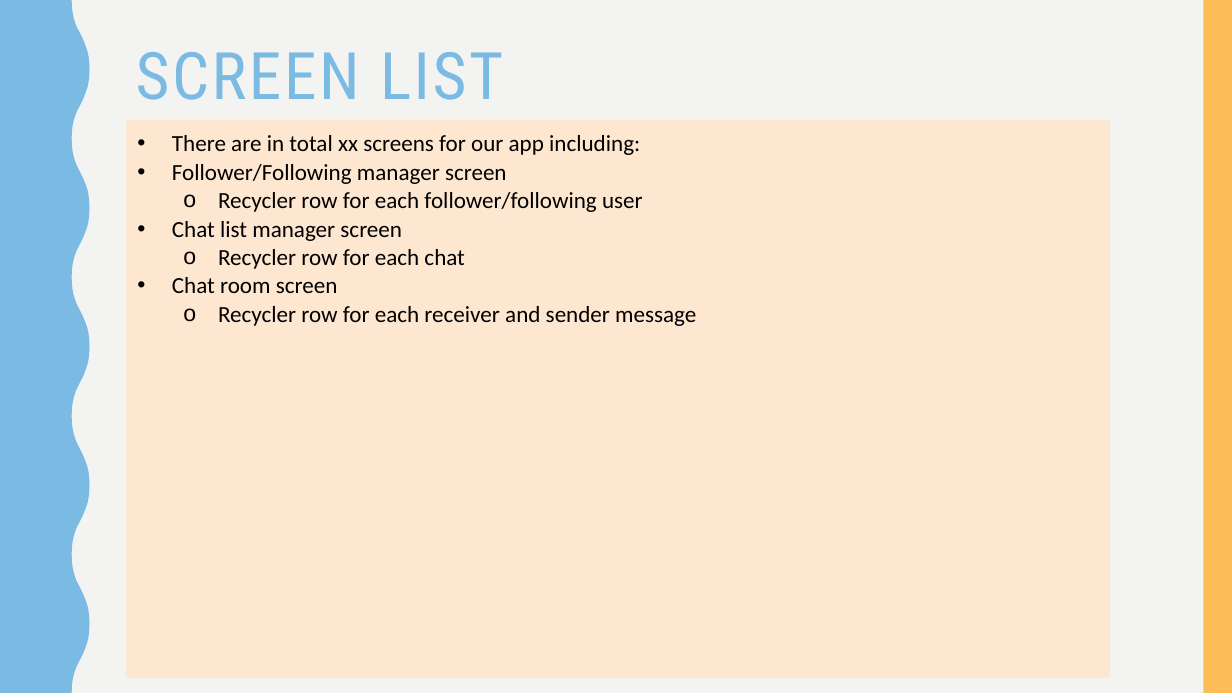
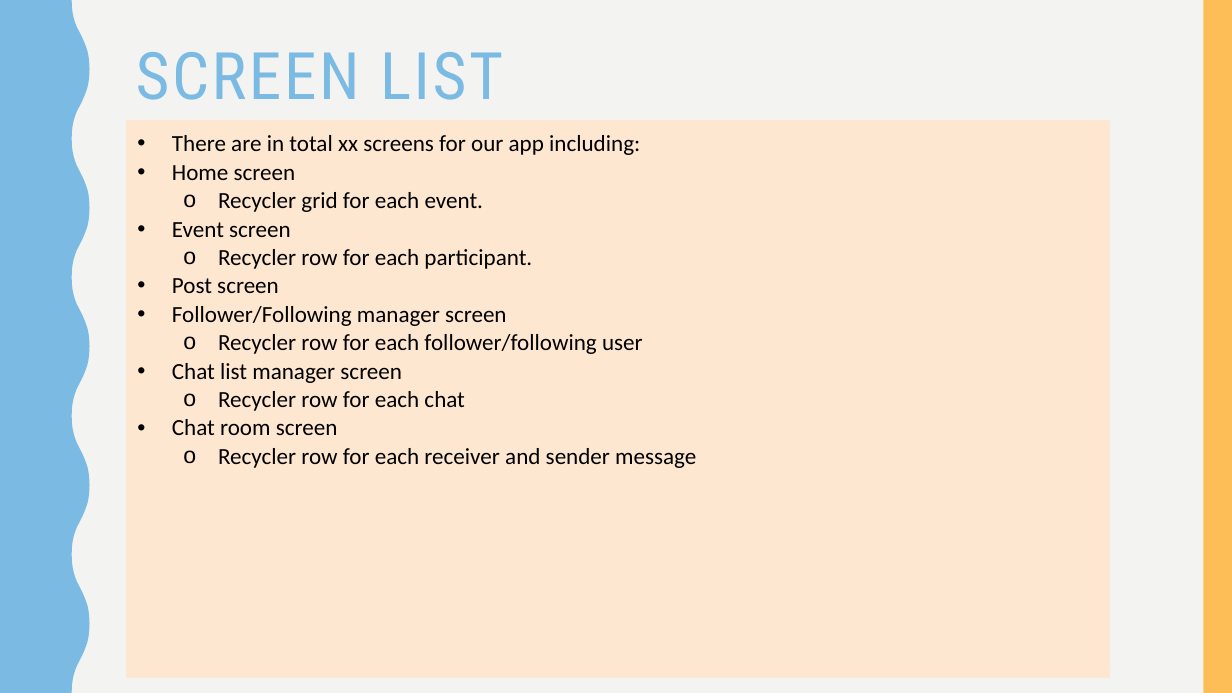
Before and after one commit to ahKumquat/Universe, a slide deck: slide 2 of UniVerse_Project Front End.pptx. Drawn at 1232x693 pixels with LibreOffice and Linux fonts; fonts in the diff are those of the drawing. Boxes give left, top, right and bottom in pixels: in the first picture for what was removed or moved away, otherwise in the second. Text is boxed around its words. In the diff, an @@ line names an element or a change of style, - is before the commit and + after.

```diff
--- a/UniVerse_Project Front End.pptx
+++ b/UniVerse_Project Front End.pptx
@@ text at (172, 165, 532, 293): paragraphs added @@
+  • Home screen
+    o Recycler grid for each event.
+  • Event screen
+    o Recycler row for each participant.
+  • Post screen
```
Also in this commit, not shown: 3 slides added, 5 other files.
